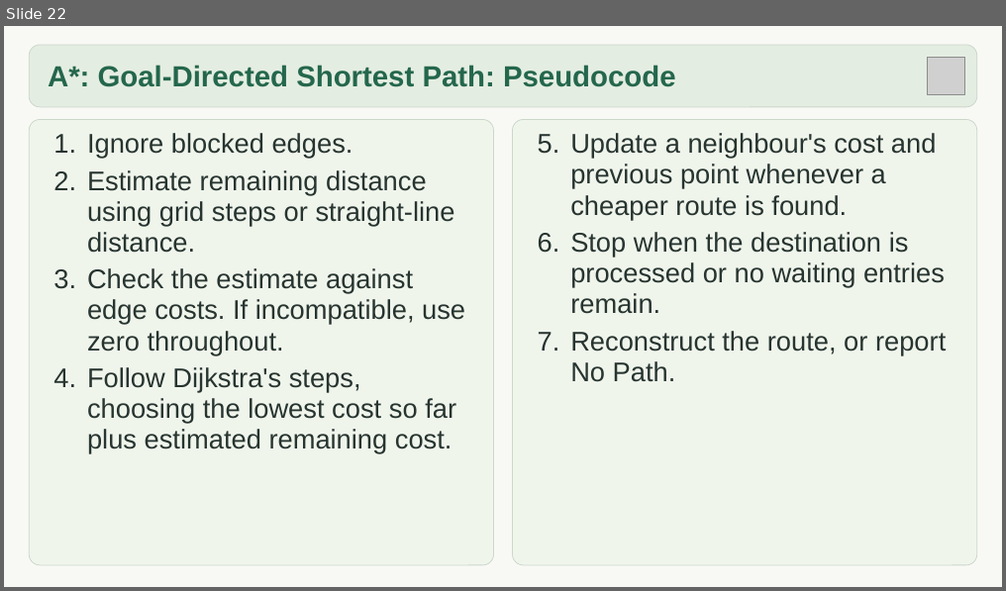
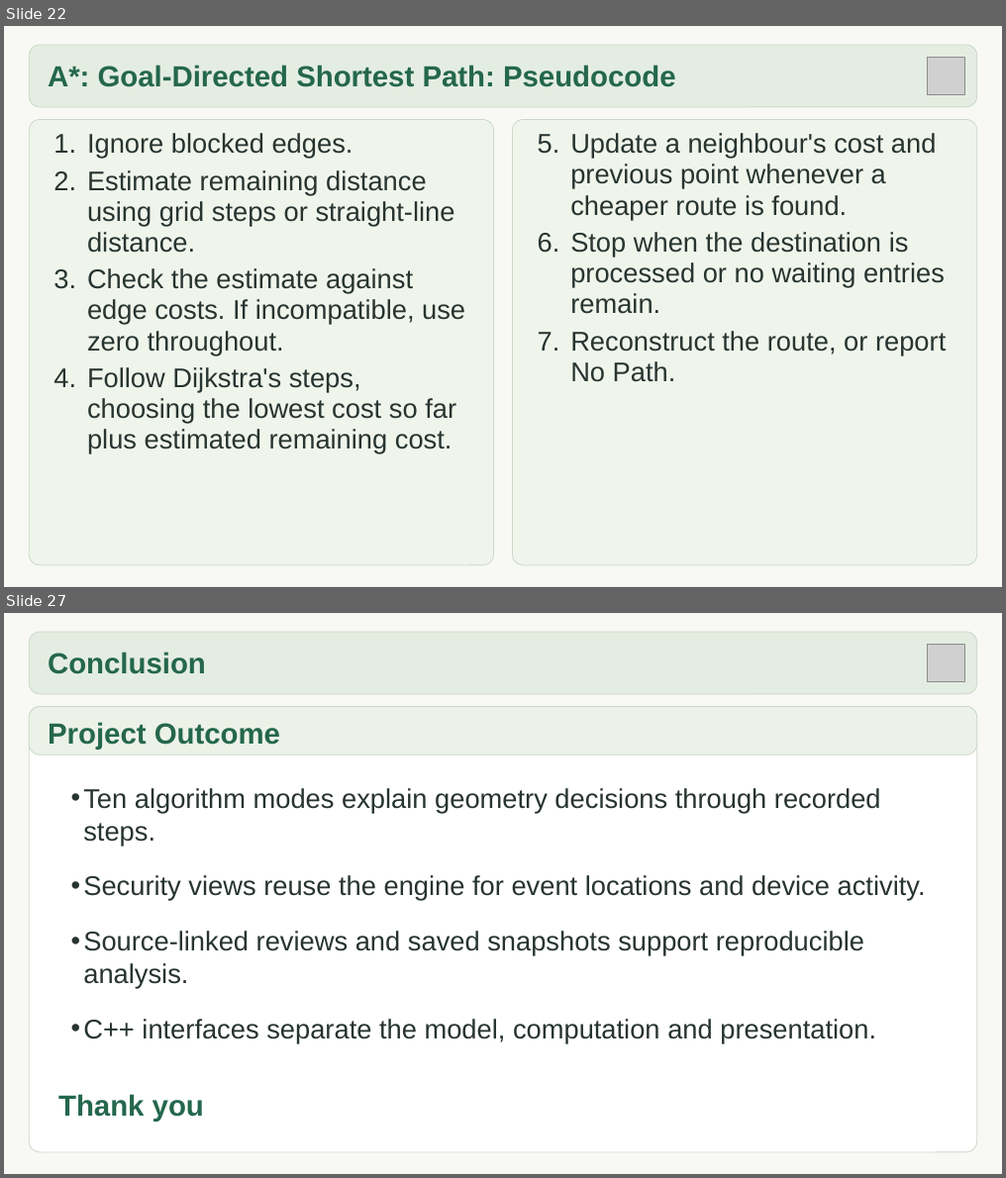
Before and after one commit to b425050-prog/GeoViz-Computational-Geometry-Visualizer-, a slide deck: docs/GeoViz_Presentation.pptx. Shown one above the other, each under a label of ours: slide 22 before the commit, slides 22 and 27 after it; the slides between them are not shown. The pictures are 1006x591 and 1006x1178 pixels, drawn with LibreOffice and Linux fonts; fonts in the diff are those of the drawing; grey boxes stand for pictures. Boxes give left, top, right and bottom in pixels: in the first picture for what was removed or moved away, otherwise in the second. Text is boxed around its words. In the diff, an @@ line names an element or a change of style, - is before the commit and + after.

Commit message:
Update the final GeoViz presentation and submission documents
Publish the latest saved 27-slide class presentation, including all ten algorithm modes and spatial security analysis. Confirm the complete 41-page report and its editable source match the latest final copies. Add SHA-256 document checksums, describe the current submission, and link the repository ZIP so downloads include the current documents. Recheck all nine local CTest suites, presentation package/layout integrity, documentation links and the Windows portable package at three display sizes.

```diff
--- a/docs/GeoViz_Presentation.pptx
+++ b/docs/GeoViz_Presentation.pptx
@@ slide 27 added at (4, 613, 1002, 1174), background #F8F9F5 @@
@@ rounded rectangle added at (29, 632, 977, 694), fill #E4EDE1, outline #CBD7C9 0.75 pt @@
@@ text added at (48, 652, 206, 674), 28 pt, text #24674D, bold @@
+Conclusion
@@ picture added at (927, 645, 964, 682) @@
@@ rounded rectangle added at (29, 707, 977, 1153), fill #FFFFFF, outline #CBD7C9 0.75 pt @@
@@ rounded rectangle added at (29, 707, 977, 756), fill #ECF2E7, outline #CBD7C9 0.75 pt @@
@@ text added at (48, 722, 280, 750), 28 pt, text #24674D, bold @@
+Project Outcome
@@ text added at (83, 788, 926, 1044), 26 pt, text #273430 @@
+• Ten algorithm modes explain geometry decisions through recorded steps.
+• Security views reuse the engine for event locations and device activity.
+• Source-linked reviews and saved snapshots support reproducible analysis.
+• C++ interfaces separate the model, computation and presentation.
@@ text added at (58, 1094, 204, 1122), 28 pt, text #24674D, bold @@
+Thank you
```
Also in this commit, not shown: 1 slide changed, 3 other slides added, 2 other files.
